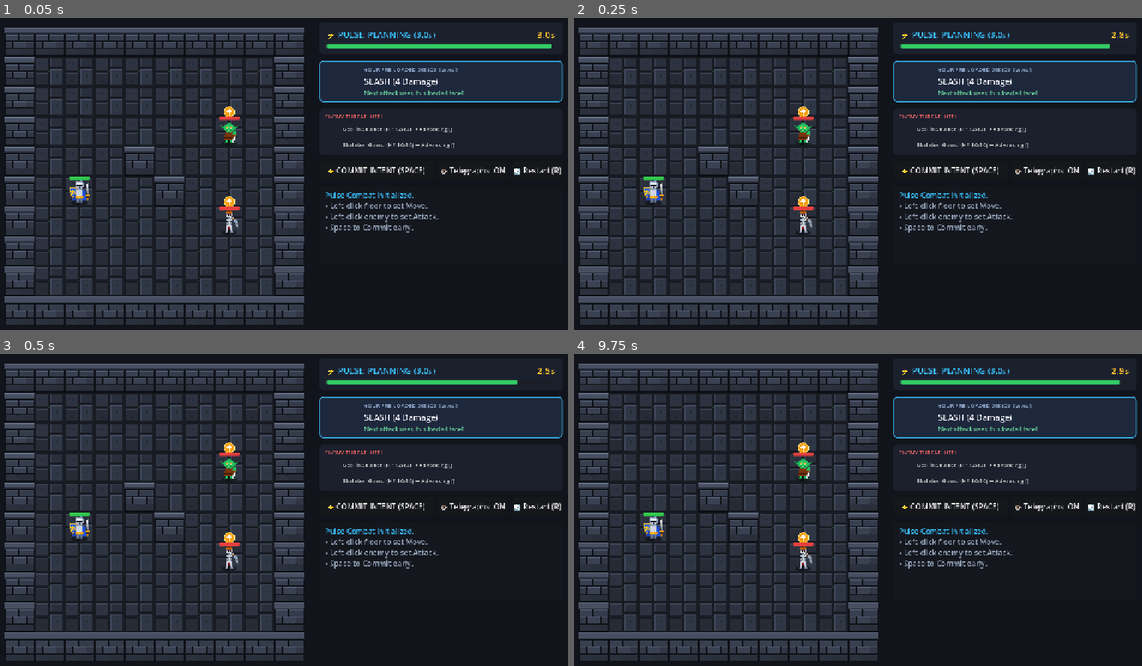
Above: before the commit, frames 1-4 (two rows, left to right).
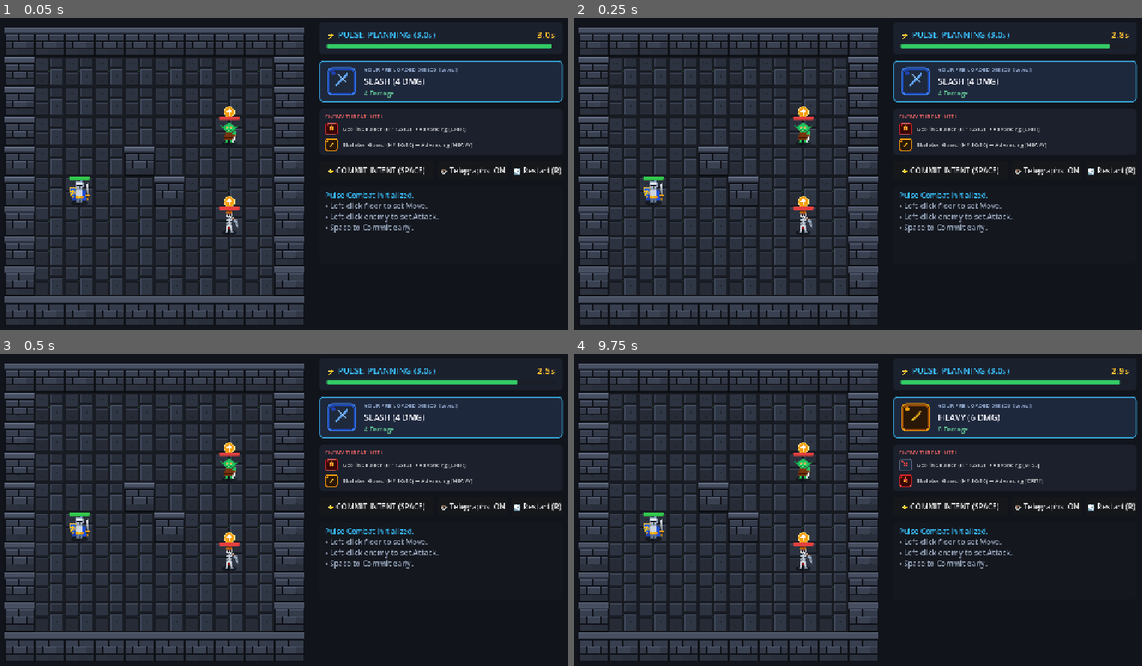
Above: after the commit, the same moments.

Repository: ShootyQ/DungeonGame
Game: Godot game, scene res://scenes/combat_arena.tscn
The game is run twice, just before and just after one commit, with the same random seed, the same clock (stepped at 60 frames per second) and the same inputs.
Inputs (mouse positions are in pixels of both pictures, inside the frame that each line leads up to):
- Up to frame 1 (0.05 s): no input
- Up to frame 2 (0.25 s): no input
- Up to frame 3 (0.5 s): no input
- Up to frame 4 (9.75 s): click "🔄 Restart (R)" at 0.5 s; click "🔄 Restart (R)" at 1.25 s; click "🔄 Restart (R)" at 2 s; click "⚡ COMMIT INTENT (SPACE)" at 2.75 s; click "👁️ Telegraphs: ON" at 3.5 s; click "👁️ Telegraphs: OFF" at 4.25 s; click "⚡ COMMIT INTENT (SPACE)" at 5 s; click "👁️ Telegraphs: ON" at 5.75 s; click "👁️ Telegraphs: OFF" at 6.5 s; click "⚡ COMMIT INTENT (SPACE)" at 7.25 s; click "👁️ Telegraphs: ON" at 8 s; click "👁️ Telegraphs: OFF" at 8.75 s; tap Enter at 9.5 s; move the mouse to (988, 494) at 9.52 s; tap R at 9.6 s; click (988, 494) at 9.67 s

The runs differ from the first frame. In frame 1, 0.6% of the frame differs, in the area x 57-84%, y 15-43%; in frame 2, 0.6%; in frame 3, 0.6%; in frame 4, 0.9%, in the area x 57-83%, y 15-43%.
Error before the commit: Invalid assignment of property or key 'faces' with value of type 'Array' on a base object of type 'RefCounted (DieData)'. (res://scripts/die_data.gd:10)

Commit message:
Fix DieData typed array assignment and enable mouse click input handling

Diff:
--- a/scripts/combat_arena.gd
+++ b/scripts/combat_arena.gd
@@ -83,6 +83,7 @@
 	var bg = ColorRect.new()
 	bg.size = Vector2(1280, 720)
 	bg.color = Color(0.07, 0.08, 0.11)
+	bg.mouse_filter = Control.MOUSE_FILTER_IGNORE
 	add_child(bg)
 
 	board_container = Node2D.new()
@@ -154,6 +155,7 @@
 	var hud_root = Control.new()
 	hud_root.position = Vector2(720, 30)
 	hud_root.size = Vector2(520, 660)
+	hud_root.mouse_filter = Control.MOUSE_FILTER_IGNORE
 	add_child(hud_root)
 
 	var vbox = VBoxContainer.new()
@@ -339,7 +341,7 @@
 		if pulse_timer <= 0.0:
 			_resolve_pulse()
 
-func _unhandled_input(event: InputEvent) -> void:
+func _input(event: InputEvent) -> void:
 	if current_state == PulseState.GAME_OVER:
 		if event is InputEventKey and event.pressed and event.keycode == KEY_R:
 			_on_restart_pressed()
@@ -353,42 +355,59 @@
 		elif event.keycode == KEY_R:
 			_on_restart_pressed()
 
-	if current_state == PulseState.PLANNING and event is InputEventMouseButton and event.pressed and event.button_index == MOUSE_BUTTON_LEFT:
+	if current_state == PulseState.PLANNING and event is InputEventMouseButton and event.pressed:
 		var local_mouse = board_container.get_local_mouse_position()
-		var clicked_grid = world_to_grid(local_mouse)
-		if is_valid_grid_pos(clicked_grid):
-			_handle_grid_click(clicked_grid)
-
-func _handle_grid_click(pos: Vector2i) -> void:
-	# Check if clicked on an enemy
+		# Only handle clicks inside the board dimensions
+		if local_mouse.x >= 0 and local_mouse.x < GRID_WIDTH * TILE_SIZE and local_mouse.y >= 0 and local_mouse.y < GRID_HEIGHT * TILE_SIZE:
+			var clicked_grid = world_to_grid(local_mouse)
+			if is_valid_grid_pos(clicked_grid):
+				if event.button_index == MOUSE_BUTTON_LEFT:
+					_handle_grid_left_click(clicked_grid)
+				elif event.button_index == MOUSE_BUTTON_RIGHT:
+					_handle_grid_right_click(clicked_grid)
+
+func _handle_grid_left_click(pos: Vector2i) -> void:
+	# 1. Check if clicked directly on an enemy
 	for enemy in enemies:
 		if enemy.grid_pos == pos:
-			# Toggle / Set attack target
-			if player_attack_target == pos:
-				player_attack_target = Vector2i(-1, -1)
-				attack_indicator.visible = false
-				_log("[color=#94a3b8]Cancelled attack on %s[/color]" % enemy.unit_name)
-			else:
-				player_attack_target = pos
-				attack_indicator.position = grid_to_world(pos)
-				attack_indicator.visible = true
-				_log("[color=#ef4444]Targeted %s for strike![/color]" % enemy.unit_name)
+			_toggle_attack_target(pos, enemy.unit_name)
 			return
 
-	# If clicked on empty floor tile
+	# 2. If clicked on player's own tile: cancel movement (hold ground)
+	if pos == player.grid_pos:
+		player_move_target = Vector2i(-1, -1)
+		move_indicator.visible = false
+		_log("[color=#94a3b8]Holding ground at current position.[/color]")
+		return
+
+	# 3. If clicked on an adjacent walkable floor tile: set movement intent
 	if grid[pos.y][pos.x] == 0:
-		# Check adjacency (range 1 tile move)
 		var dist = (pos - player.grid_pos).abs()
 		if dist.x <= 1 and dist.y <= 1:
 			if player_move_target == pos:
 				player_move_target = Vector2i(-1, -1)
 				move_indicator.visible = false
-				_log("[color=#94a3b8]Holding position (no move).[/color]")
+				_log("[color=#94a3b8]Cancelled movement.[/color]")
 			else:
 				player_move_target = pos
 				move_indicator.position = grid_to_world(pos)
 				move_indicator.visible = true
-				_log("[color=#38bdf8]Moving to tile (%d, %d)[/color]" % [pos.x, pos.y])
+				_log("[color=#38bdf8]Set move intent → (%d, %d)[/color]" % [pos.x, pos.y])
+
+func _handle_grid_right_click(pos: Vector2i) -> void:
+	# Right click targets any tile for attack (predictive strike)
+	_toggle_attack_target(pos, "tile (%d, %d)" % [pos.x, pos.y])
+
+func _toggle_attack_target(pos: Vector2i, label: String) -> void:
+	if player_attack_target == pos:
+		player_attack_target = Vector2i(-1, -1)
+		attack_indicator.visible = false
+		_log("[color=#94a3b8]Cancelled attack on %s[/color]" % label)
+	else:
+		player_attack_target = pos
+		attack_indicator.position = grid_to_world(pos)
+		attack_indicator.visible = true
+		_log("[color=#ef4444]Locked attack target → %s[/color]" % label)
 
 func _start_planning_phase() -> void:
 	if enemies.is_empty():
--- a/scripts/die_data.gd
+++ b/scripts/die_data.gd
@@ -2,7 +2,7 @@
 extends RefCounted
 
 var name: String = "D6 Sword"
-var faces: Array[Dictionary] = []
+var faces: Array = []
 
 static func create_default_d6_sword() -> DieData:
 	var die = DieData.new()
